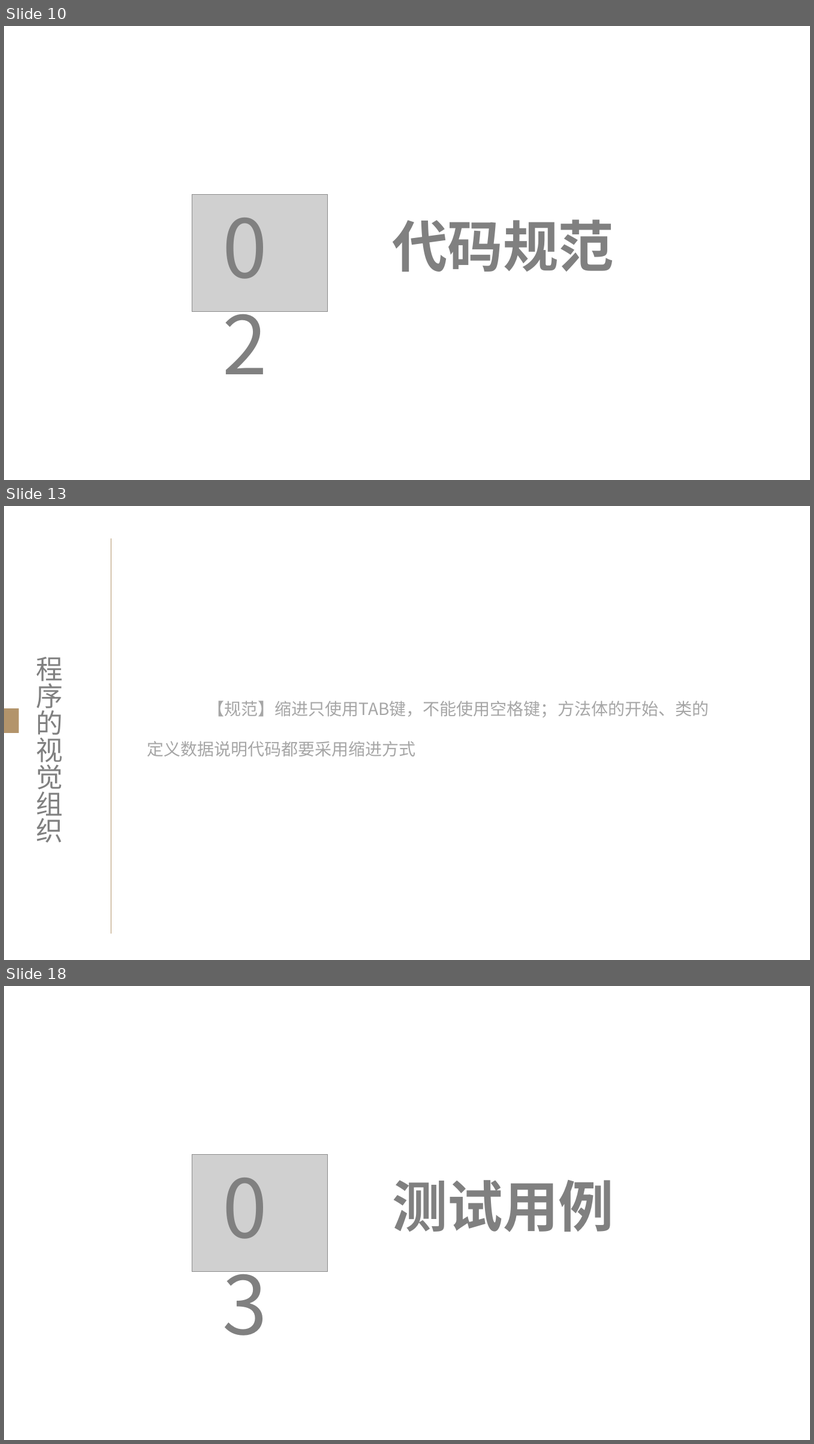
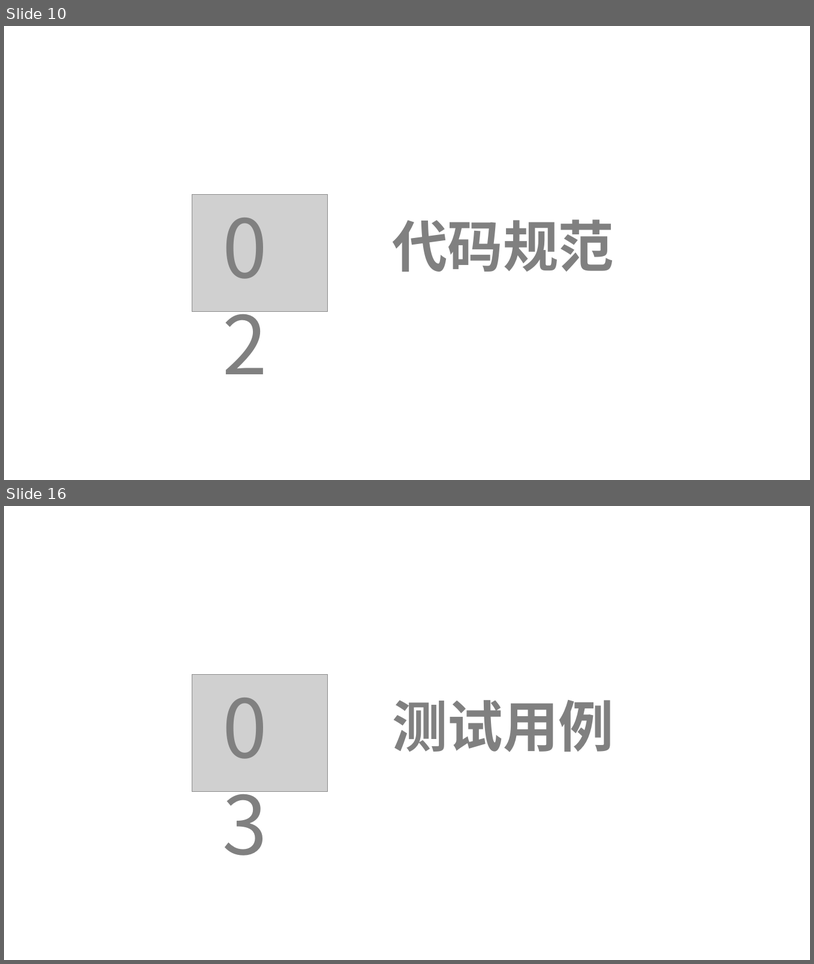
Before and after one commit to lenovo-wu/G11ZUCC, a slide deck: 代码实现.pptx. Shown one above the other, each under a label of ours: slides 10, 13 and 18 before the commit, slides 10 and 16 after it; the slides between them are not shown. The pictures are 814x1444 and 814x964 pixels, drawn with LibreOffice and Linux fonts; fonts in the diff are those of the drawing; grey boxes stand for pictures. Boxes give left, top, right and bottom in pixels: in the first picture for what was removed or moved away, otherwise in the second. Text is boxed around its words. In the diff, an @@ line names an element or a change of style, - is before the commit and + after.

```diff
--- a/代码实现.pptx
+++ b/代码实现.pptx
@@ slide 13 removed at box(4, 506, 810, 960), background #FFFFFF @@
@@ line removed from (111, 538) to (111, 934) @@
@@ text removed at box(36, 657, 63, 842) @@
-程序的视觉组织
@@ text removed at box(147, 700, 709, 756) @@
-【规范】缩进只使用TAB键，不能使用空格键；方法体的开始、类的定义数据说明代码都要采用缩进方式
@@ rectangle removed at box(4, 709, 18, 733) @@
@@ what was slide 18 is now slide 16 @@
```
Also in this commit, not shown: 3 slides changed, 5 slides added, 6 other slides removed.
